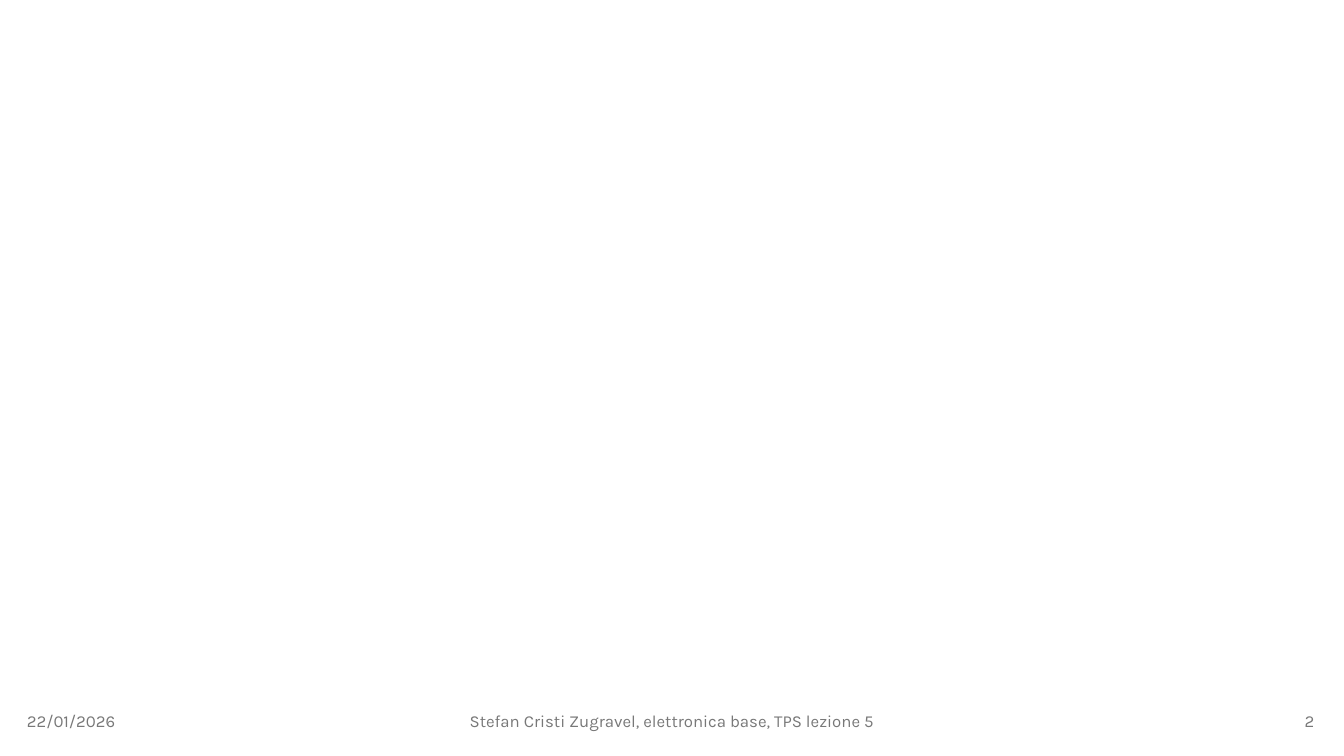
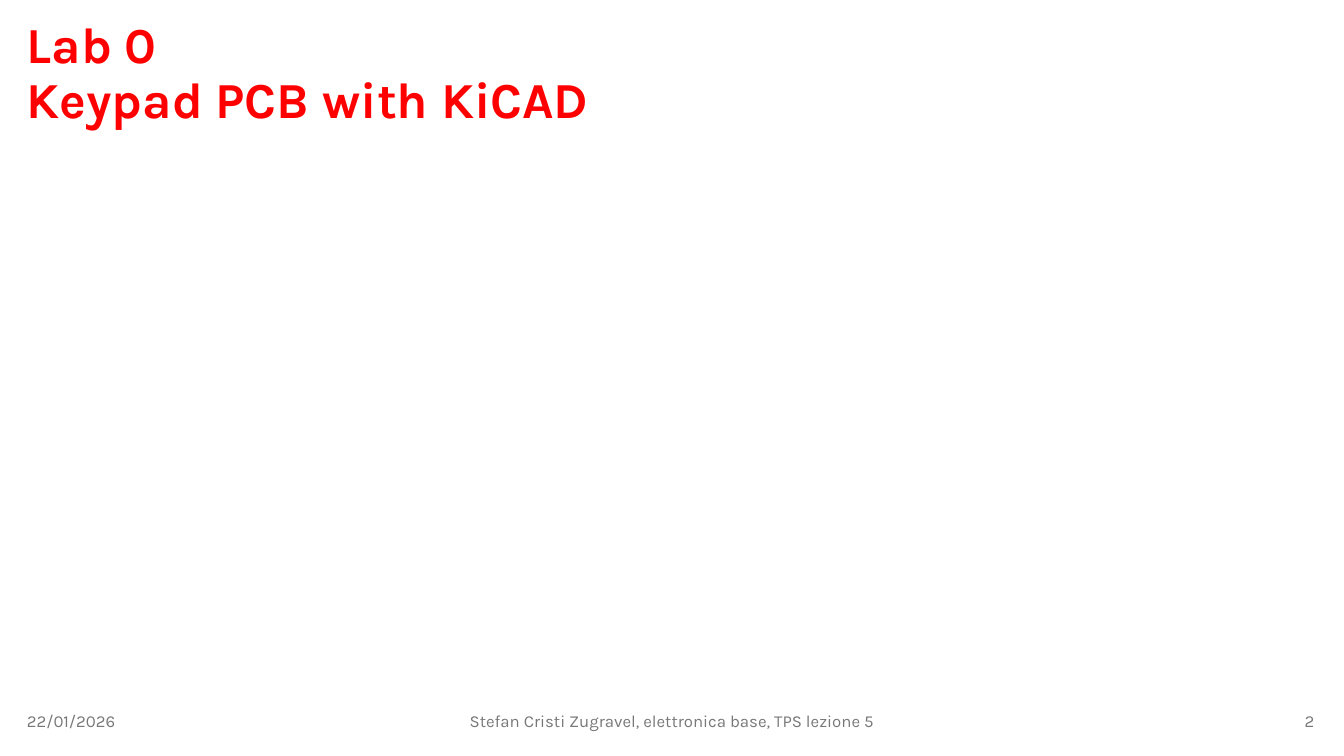
Before and after one commit to stefan-zugravel/elettronica_base, a slide deck: slide 2 of slides/lezione5.pptx. Drawn at 1344x756 pixels with LibreOffice and Linux fonts; fonts in the diff are those of the drawing. Boxes give left, top, right and bottom in pixels: in the first picture for what was removed or moved away, otherwise in the second. Text is boxed around its words. In the diff, an @@ line names an element or a change of style, - is before the commit and + after.

```diff
--- a/slides/lezione5.pptx
+++ b/slides/lezione5.pptx
@@ title added at [27, 28, 588, 130], 36 pt, text #FF0000, bold @@
+Lab 0
+Keypad PCB with KiCAD
```
Also in this commit, not shown: 3 other slides changed, 17 slides added, 8 other files.
